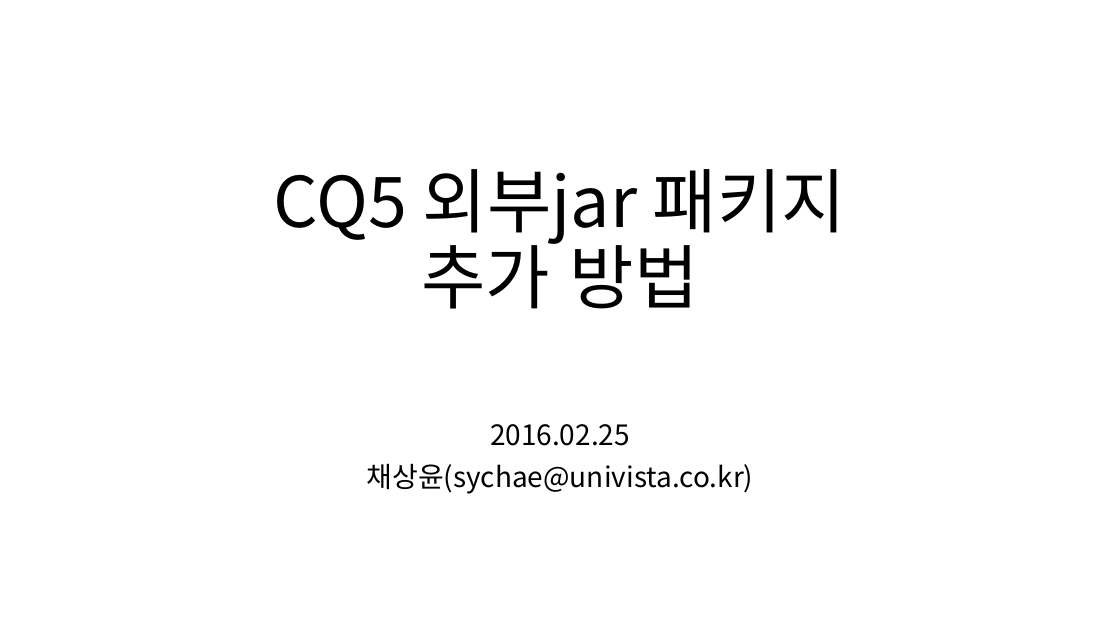
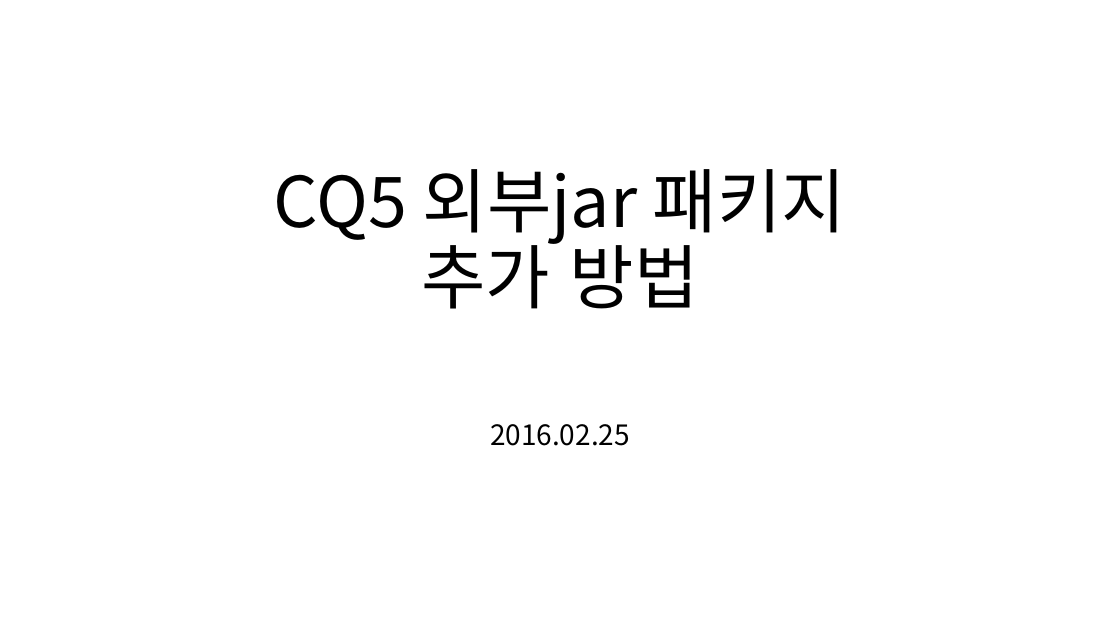
Before and after one commit to wizardee/cq5, a slide deck: slide 1 of TestCq5Bundle/doc/CQ5-외부jar패키지추가방법_20160225.pptx. Drawn at 1120x630 pixels with LibreOffice and Linux fonts; fonts in the diff are those of the drawing. Boxes give left, top, right and bottom in pixels: in the first picture for what was removed or moved away, otherwise in the second. Text is boxed around its words. In the diff, an @@ line names an element or a change of style, - is before the commit and + after.

Commit message:
타이틀변경.

```diff
--- a/TestCq5Bundle/doc/CQ5-외부jar패키지추가방법_20160225.pptx
+++ b/TestCq5Bundle/doc/CQ5-외부jar패키지추가방법_20160225.pptx
@@ subtitle at (367, 463, 754, 494): paragraph removed @@
-채상윤(sychae@univista.co.kr)
```
